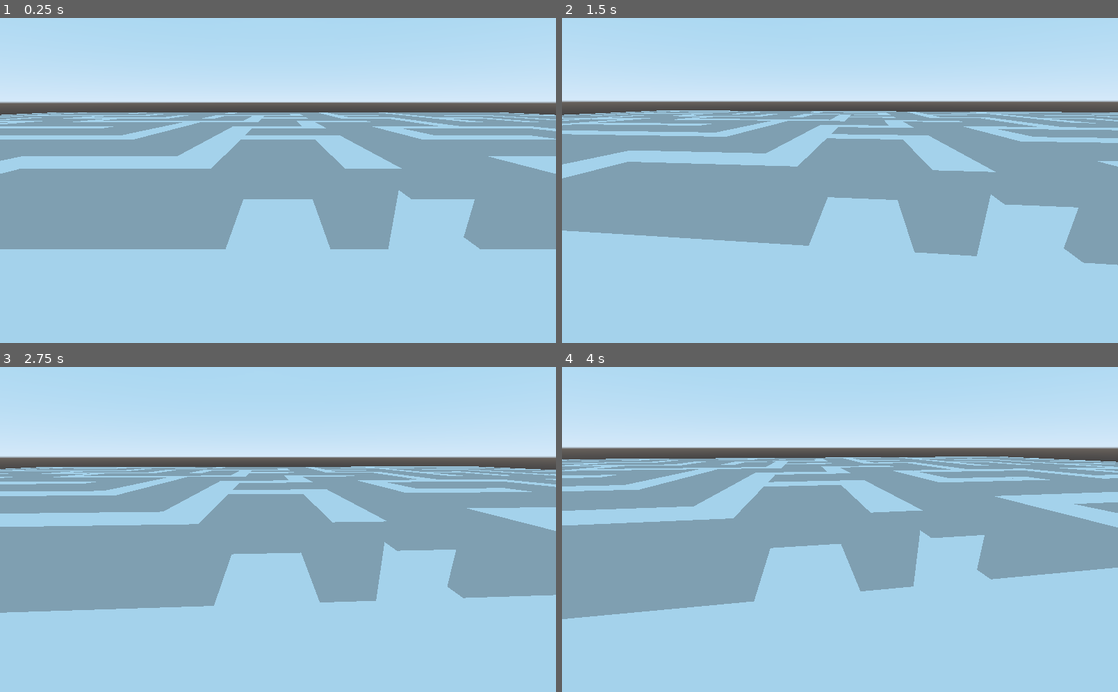
Above: before the commit, frames 1-4 (two rows, left to right).
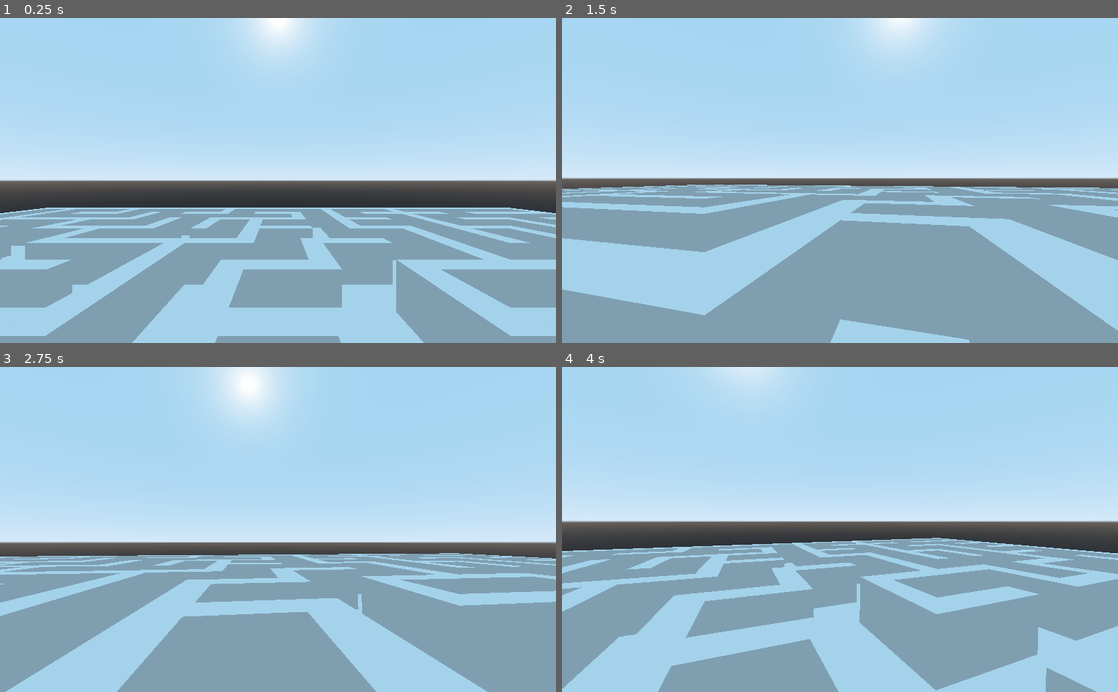
Above: after the commit, the same moments.

Repository: pragma-strict/stone-soup-GGJ
Game: Godot game, scene res://Scenes/Main.tscn
Two runs of this game, one before a commit and one after it. Both use one fixed random seed, a clock stepped at 60 frames per second and the inputs below.
Inputs (mouse positions are in pixels of both pictures, inside the frame that each line leads up to):
- Up to frame 1 (0.25 s): no input
- Up to frame 2 (1.5 s): move the mouse to (962, 164) at 0.52 s; hold Right (ui_right, bound only before the commit) 0.53-1.28 s; tap Space (action_jump, bound only after the commit) at 0.6, 0.77, 1.07, 1.35 s; click (962, 164) at 0.67 s; move the mouse to (812, 180) at 1.27 s; hold Up (ui_up, bound only before the commit) from 1.28 s (still down)
- Up to frame 3 (2.75 s): keep holding Up (ui_up, bound only before the commit); tap Space (action_jump, bound only after the commit) at 1.52, 1.82, 2.1 s; move the mouse to (289, 523) at 2.02 s
- Up to frame 4 (4 s): keep holding Up (ui_up, bound only before the commit); move the mouse to (834, 536) at 2.77 s; tap Space (action_jump, bound only after the commit) at 2.85, 3.02, 3.32, 3.6, 3.77 s; move the mouse to (878, 532) at 3.52 s

The runs differ from the first frame. In frame 1, 59% of the frame differs, in the area x 0-100%, y 0-100%; in frame 2, 58%; in frame 3, 60%; in frame 4, 58%.

Commit message:
Add basic player controls

Diff:
--- a/Scenes/Main.tscn
+++ b/Scenes/Main.tscn
@@ -1,12 +1,17 @@
-[gd_scene load_steps=7 format=2]
+[gd_scene load_steps=10 format=2]
 
 [ext_resource path="res://Scripts/Labyrinth.gd" type="Script" id=1]
-[ext_resource path="res://Scripts/DebugCameraController.gd" type="Script" id=2]
 [ext_resource path="res://Meshes/corner.obj" type="ArrayMesh" id=3]
 [ext_resource path="res://Meshes/wall.obj" type="ArrayMesh" id=4]
 [ext_resource path="res://Meshes/path.obj" type="ArrayMesh" id=5]
+[ext_resource path="res://Scripts/Camera.gd" type="Script" id=6]
+[ext_resource path="res://Scripts/Player.gd" type="Script" id=7]
 
-[sub_resource type="QuadMesh" id=1]
+[sub_resource type="CapsuleShape" id=2]
+
+[sub_resource type="BoxShape" id=3]
+
+[sub_resource type="PlaneMesh" id=4]
 
 [node name="Scene" type="Spatial"]
 
@@ -20,15 +25,42 @@
 "Wall": ExtResource( 4 )
 }
 
-[node name="Camera" type="Spatial" parent="."]
-transform = Transform( 1, 0, 0, 0, 0.947651, 0.319307, 0, -0.319307, 0.947651, 0, 2.85994, 1.63726 )
+[node name="Player" type="KinematicBody" parent="."]
+transform = Transform( 1, 0, 0, 0, 1, 0, 0, 0, 1, 0, 4.04503, 0 )
+script = ExtResource( 7 )
+__meta__ = {
+"_edit_group_": true
+}
 
-[node name="Camera" type="Camera" parent="Camera"]
-script = ExtResource( 2 )
-mouse_sensitivity = 0.116
-movement_speed = 1.876
+[node name="PlayerCam" type="Camera" parent="Player"]
+script = ExtResource( 6 )
+__meta__ = {
+"_edit_lock_": true
+}
 
-[node name="Ground Plane" type="MeshInstance" parent="."]
+[node name="CollisionShape" type="CollisionShape" parent="Player"]
+shape = SubResource( 2 )
+__meta__ = {
+"_edit_lock_": true
+}
+
+[node name="Ground Plane" type="StaticBody" parent="."]
+__meta__ = {
+"_edit_group_": true,
+"_edit_lock_": true
+}
+
+[node name="CollisionShape" type="CollisionShape" parent="Ground Plane"]
 transform = Transform( 100, 0, 0, 0, -4.37114e-06, 1, 0, -100, -4.37114e-08, 0, 0, 0 )
-mesh = SubResource( 1 )
+shape = SubResource( 3 )
+__meta__ = {
+"_edit_lock_": true
+}
+
+[node name="MeshInstance" type="MeshInstance" parent="Ground Plane"]
+transform = Transform( 25, 0, 0, 0, 1, 0, 0, 0, 25, 0, 0, 0 )
+mesh = SubResource( 4 )
 material/0 = null
+__meta__ = {
+"_edit_lock_": true
+}
--- /dev/null
+++ b/Scripts/Camera.gd
@@ -0,0 +1,65 @@
+extends Camera
+
+onready var Player = get_parent()
+
+## Increase this value to give a slower turn speed
+const CAMERA_TURN_SPEED = 200
+
+func _ready():
+	## Tell Godot that we want to handle input
+	set_process_input(true)
+
+func look_updown_rotation(rotation = 0):
+	"""
+	Returns a new Vector3 which contains only the x direction
+	We'll use this vector to compute the final 3D rotation later
+	"""
+	var toReturn = self.get_rotation() + Vector3(rotation, 0, 0)
+
+	##
+	## We don't want the player to be able to bend over backwards
+	## neither to be able to look under their arse.
+	## Here we'll clamp the vertical look to 90° up and down
+	toReturn.x = clamp(toReturn.x, PI / -2, PI / 2)
+
+	return toReturn
+
+func look_leftright_rotation(rotation = 0):
+	"""
+	Returns a new Vector3 which contains only the y direction
+	We'll use this vector to compute the final 3D rotation later
+	"""
+	return Player.get_rotation() + Vector3(0, rotation, 0)
+
+func _input(event):
+	"""
+	First person camera controls
+	"""
+	##
+	## We'll only process mouse motion events
+	if not event is InputEventMouseMotion:
+		return
+
+	##
+	## We'll use the parent node "Player" to set our left-right rotation
+	## This prevents us from adding the x-rotation to the y-rotation
+	## which would result in a kind of flight-simulator camera
+	Player.set_rotation(look_leftright_rotation(event.relative.x / -CAMERA_TURN_SPEED))
+
+	##
+	## Now we can simply set our y-rotation for the camera, and let godot
+	## handle the transformation of both together
+	self.set_rotation(look_updown_rotation(event.relative.y / -CAMERA_TURN_SPEED))
+
+
+func _enter_tree():
+	"""
+	Hide the mouse when we start
+	"""
+	Input.set_mouse_mode(Input.MOUSE_MODE_HIDDEN)
+
+func _leave_tree():
+	"""
+	Show the mouse when we leave
+	"""
+	Input.set_mouse_mode(Input.MOUSE_MODE_VISIBLE)
--- a/Scripts/DebugCameraController.gd
+++ b/Scripts/DebugCameraController.gd
@@ -1,5 +1,6 @@
 extends Camera
 
+export(bool) var enabled = false;
 export(float, 0.1, 1.0) var mouse_sensitivity = 0.1
 export(float, 1.0, 100.0) var movement_speed = 1.0
 export(Dictionary) var input_mappings = {
@@ -18,36 +19,39 @@
 	#Input.set_mouse_mode(Input.MOUSE_MODE_CAPTURED)
 
 func _physics_process(delta):
-	if(Input.is_action_pressed(input_mappings["up"])):
-		global_translate(Vector3(0, movement_speed * delta, 0))
+	if(enabled):
+		if(Input.is_action_pressed(input_mappings["up"])):
+			global_translate(Vector3(0, movement_speed * delta, 0))
 
-	if(Input.is_action_pressed(input_mappings["down"])):
-		global_translate(Vector3(0, -movement_speed * delta, 0))
+		if(Input.is_action_pressed(input_mappings["down"])):
+			global_translate(Vector3(0, -movement_speed * delta, 0))
 
-	if(Input.is_action_pressed(input_mappings["right"])):
-		translate(Vector3(movement_speed * delta, 0, 0))
+		if(Input.is_action_pressed(input_mappings["right"])):
+			translate(Vector3(movement_speed * delta, 0, 0))
 
-	if(Input.is_action_pressed(input_mappings["left"])):
-		translate(Vector3(-movement_speed * delta, 0, 0))
+		if(Input.is_action_pressed(input_mappings["left"])):
+			translate(Vector3(-movement_speed * delta, 0, 0))
 
-	if(Input.is_action_pressed(input_mappings["forward"])):
-		translate(Vector3(0, 0, -movement_speed * delta))
+		if(Input.is_action_pressed(input_mappings["forward"])):
+			translate(Vector3(0, 0, -movement_speed * delta))
 
-	if(Input.is_action_pressed(input_mappings["backward"])):
-		translate(Vector3(0, 0, movement_speed * delta))
+		if(Input.is_action_pressed(input_mappings["backward"])):
+			translate(Vector3(0, 0, movement_speed * delta))
+
 
 func _input(event):
-	if (event is InputEventMouseMotion):
-		var mouse_motion = event.relative
-		global_rotate(Vector3(0, 1, 0), -deg2rad(mouse_motion.x) * mouse_sensitivity)
-		rotate_object_local(Vector3(1, 0, 0), -deg2rad(mouse_motion.y) * mouse_sensitivity)
+	if(enabled):
+		if (event is InputEventMouseMotion):
+			var mouse_motion = event.relative
+			global_rotate(Vector3(0, 1, 0), -deg2rad(mouse_motion.x) * mouse_sensitivity)
+			rotate_object_local(Vector3(1, 0, 0), -deg2rad(mouse_motion.y) * mouse_sensitivity)
 
-	if (event is InputEventMouseButton):
-		is_mouse_captured = true
-		Input.set_mouse_mode(Input.MOUSE_MODE_CAPTURED)
+		if (event is InputEventMouseButton):
+			is_mouse_captured = true
+			Input.set_mouse_mode(Input.MOUSE_MODE_CAPTURED)
 
-#	if (Input.is_action_pressed("ui_fullscreen")):
-#		OS.window_fullscreen = !OS.window_fullscreen
+	#	if (Input.is_action_pressed("ui_fullscreen")):
+	#		OS.window_fullscreen = !OS.window_fullscreen
 
-	if (Input.is_key_pressed(KEY_ESCAPE)):
-		get_tree().quit()
+		if (Input.is_key_pressed(KEY_ESCAPE)):
+			get_tree().quit()
--- a/Scripts/MazeGraph.gd
+++ b/Scripts/MazeGraph.gd
@@ -14,7 +14,7 @@
 func _init(_size:IntVector2):
 	size = _size
 	num_nodes = _size.x * _size.y
-	for i in range(num_nodes):
+	for _i in range(num_nodes):
 		nodes.push_back( { 'visited' : false } )
 		edges.push_back( [-1, -1, -1, -1] )
 
--- /dev/null
+++ b/Scripts/Player.gd
@@ -0,0 +1,51 @@
+extends KinematicBody
+
+var velocity = Vector3(0, 0, 0)
+
+const JUMP = 5
+const PLAYER_MOVE_SPEED = 4
+onready var GRAVITY = ProjectSettings.get("physics/3d/default_gravity") / 1000
+
+func move_forward_back(delta: float):
+	"""
+	Move the camera forward or backwards
+	"""
+	self.transform = self.transform.translated(Vector3(0, 0, delta * PLAYER_MOVE_SPEED))
+
+func move_left_right(delta: float):
+	"""
+	Move the camera to the left or right
+	"""
+	self.transform = self.transform.translated(Vector3(delta * PLAYER_MOVE_SPEED, 0, 0))
+
+func _process(delta: float):
+	"""
+	Allow the player to move the camera with WASD
+	See Project settings -> Input map for keyboard bindings
+	"""
+	if Input.is_action_pressed("ui_up"):
+		self.move_forward_back(-delta)
+
+	elif Input.is_action_pressed("ui_down"):
+		self.move_forward_back(+delta)
+
+	if Input.is_action_pressed("ui_left"):
+		self.move_left_right(-delta)
+
+	elif Input.is_action_pressed("ui_right"):
+		self.move_left_right(+delta)
+
+func _physics_process(delta: float):
+	if Input.is_action_just_pressed("action_jump"):
+		if self.is_on_floor():
+			self.velocity.y += JUMP
+
+	self.velocity -= Vector3(0, GRAVITY, 0)
+	self.velocity.y = clamp(self.velocity.y, -GRAVITY * 100, GRAVITY * 100)
+
+	self.velocity = self.move_and_slide(self.velocity, Vector3(0, 1, 0))
+	self.transform = self.transform.translated(self.velocity * delta)
+
+func _input(event):
+	if (Input.is_key_pressed(KEY_ESCAPE)):
+			get_tree().quit()
--- a/project.godot
+++ b/project.godot
@@ -50,6 +50,30 @@
 
 [input]
 
+ui_left={
+"deadzone": 0.5,
+"events": [ Object(InputEventKey,"resource_local_to_scene":false,"resource_name":"","device":0,"alt":false,"shift":false,"control":false,"meta":false,"command":false,"pressed":false,"scancode":65,"physical_scancode":0,"unicode":0,"echo":false,"script":null)
+, Object(InputEventJoypadButton,"resource_local_to_scene":false,"resource_name":"","device":0,"button_index":14,"pressure":0.0,"pressed":false,"script":null)
+ ]
+}
+ui_right={
+"deadzone": 0.5,
+"events": [ Object(InputEventKey,"resource_local_to_scene":false,"resource_name":"","device":0,"alt":false,"shift":false,"control":false,"meta":false,"command":false,"pressed":false,"scancode":68,"physical_scancode":0,"unicode":0,"echo":false,"script":null)
+, Object(InputEventJoypadButton,"resource_local_to_scene":false,"resource_name":"","device":0,"button_index":15,"pressure":0.0,"pressed":false,"script":null)
+ ]
+}
+ui_up={
+"deadzone": 0.5,
+"events": [ Object(InputEventKey,"resource_local_to_scene":false,"resource_name":"","device":0,"alt":false,"shift":false,"control":false,"meta":false,"command":false,"pressed":false,"scancode":87,"physical_scancode":0,"unicode":0,"echo":false,"script":null)
+, Object(InputEventJoypadButton,"resource_local_to_scene":false,"resource_name":"","device":0,"button_index":12,"pressure":0.0,"pressed":false,"script":null)
+ ]
+}
+ui_down={
+"deadzone": 0.5,
+"events": [ Object(InputEventKey,"resource_local_to_scene":false,"resource_name":"","device":0,"alt":false,"shift":false,"control":false,"meta":false,"command":false,"pressed":false,"scancode":83,"physical_scancode":0,"unicode":0,"echo":false,"script":null)
+, Object(InputEventJoypadButton,"resource_local_to_scene":false,"resource_name":"","device":0,"button_index":13,"pressure":0.0,"pressed":false,"script":null)
+ ]
+}
 move_forward={
 "deadzone": 0.5,
 "events": [ Object(InputEventKey,"resource_local_to_scene":false,"resource_name":"","device":0,"alt":false,"shift":false,"control":false,"meta":false,"command":false,"pressed":false,"scancode":0,"physical_scancode":87,"unicode":0,"echo":false,"script":null)
@@ -80,6 +104,11 @@
 "events": [ Object(InputEventKey,"resource_local_to_scene":false,"resource_name":"","device":0,"alt":false,"shift":false,"control":false,"meta":false,"command":false,"pressed":false,"scancode":0,"physical_scancode":81,"unicode":0,"echo":false,"script":null)
  ]
 }
+action_jump={
+"deadzone": 0.5,
+"events": [ Object(InputEventKey,"resource_local_to_scene":false,"resource_name":"","device":0,"alt":false,"shift":false,"control":false,"meta":false,"command":false,"pressed":false,"scancode":0,"physical_scancode":32,"unicode":0,"echo":false,"script":null)
+ ]
+}
 
 [physics]
 
Not shown, changed: README.md
